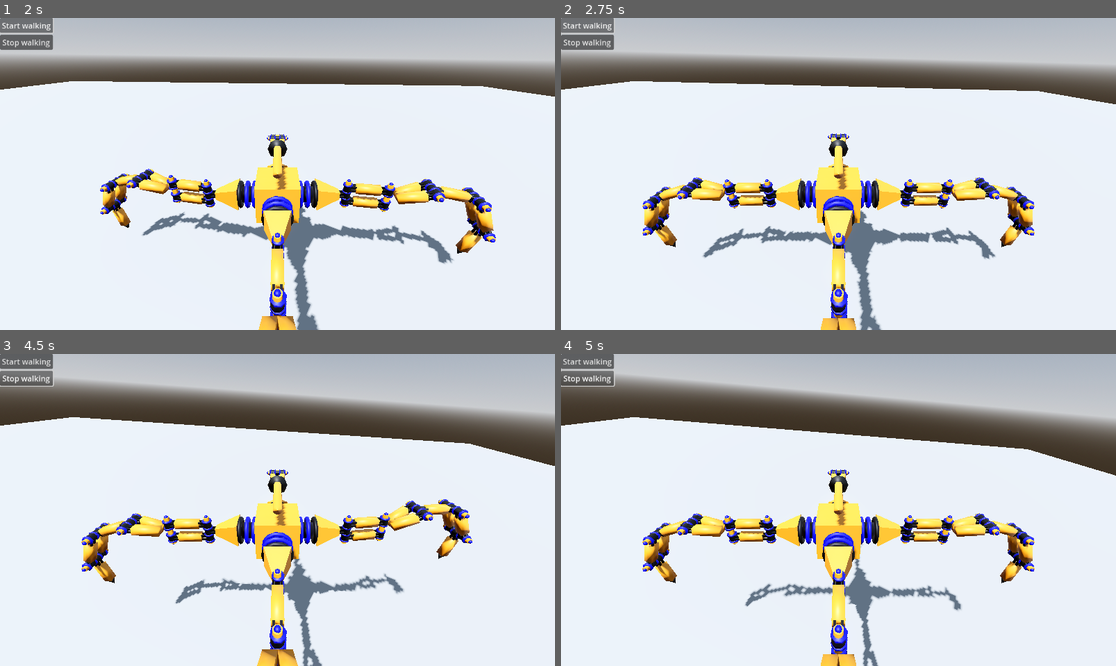
Above: before the commit, frames 1-4 (two rows, left to right).
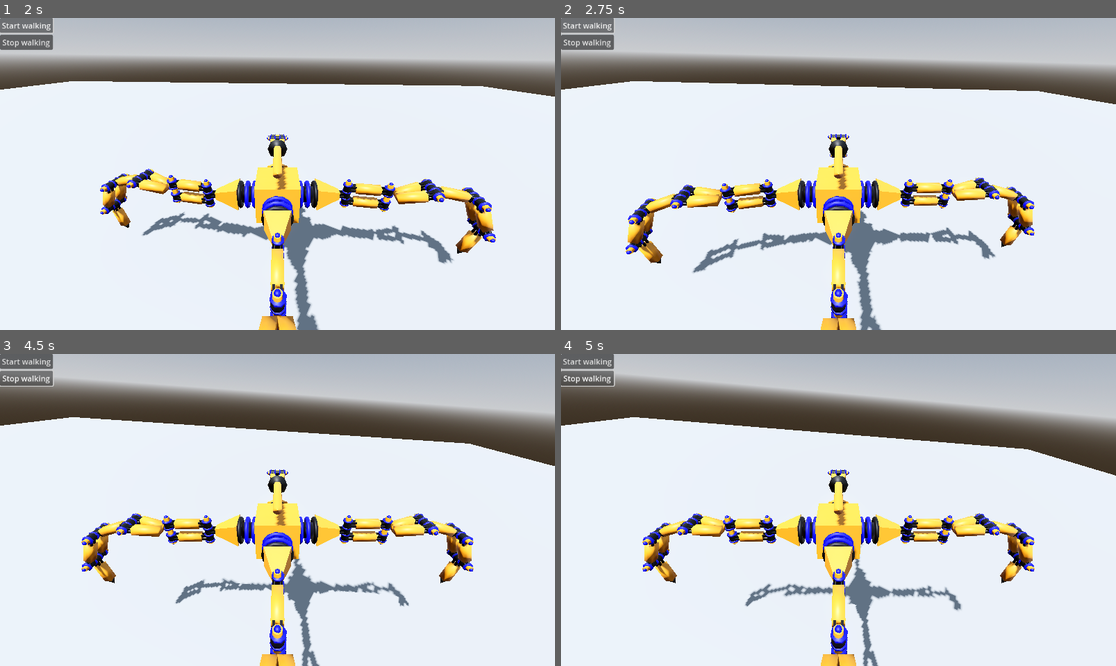
Above: after the commit, the same moments.

Repository: gheddie/godot_spider_game
Game: Godot game, scene res://sandbox.tscn
Same seed, same stepped clock (60 frames per second), same inputs: the game is played once before the commit and once after it.
Inputs:
- Up to frame 1 (2 s): click "Stop walking" at 0.5 s; click "Start walking" at 1.25 s
- Up to frame 2 (2.75 s): click "Start walking" at 2 s
- Up to frame 3 (4.5 s): click "Stop walking" at 2.75 s; click "Start walking" at 3.5 s; click "Stop walking" at 4.25 s
- Up to frame 4 (5 s): no input

Frame 1 is identical in both runs. In frame 2, 3.2% of the frame differs, in the area x 11-86%, y 36-82%; in frame 3, 3.0%; in frame 4, nothing differs.

Commit message:
start stop walk animation on buttons

Diff:
--- a/script/spider.gd
+++ b/script/spider.gd
@@ -5,38 +5,25 @@
 @onready var buttonStartWalking: Button = $GridContainer/StartWalking
 @onready var buttonStopWalking: Button = $GridContainer/StopWalking
 
-# Called when the node enters the scene tree for the first time.
+const WALK_ANIMATION: String = "Animation"
+
 func _ready() -> void:
 	print("spider is ready...")
 	print(spider_animator)
 	connect_buttons()
+	var anim : Animation = spider_animator.get_animation(WALK_ANIMATION)
+	# make walk animation run forever...
+	anim.loop_mode = (Animation.LOOP_LINEAR)
 
-# Called every frame. 'delta' is the elapsed time since the previous frame.
 func _process(delta: float) -> void:
 	pass
 
 func connect_buttons() -> void:
-
-	print("connect_buttons...")
-
 	buttonStartWalking.pressed.connect(start_walking)
 	buttonStopWalking.pressed.connect(stop_walking)
 
-func play_animation(animation_name: String):
-
-	print("play_animation...")
-	print(animation_name)
-
-	spider_animator.play(animation_name)
-
-	pass
-
 func start_walking():
-
-	print("start_walking...")
-	play_animation("Animation")
+	spider_animator.play(WALK_ANIMATION)
 
 func stop_walking():
-
-	print("stop_walking...")
-	pass
+	spider_animator.stop()
Not shown, changed: assets/blender/spider.blend
Not shown, added: assets/spider.tscn8353975405.tmp
